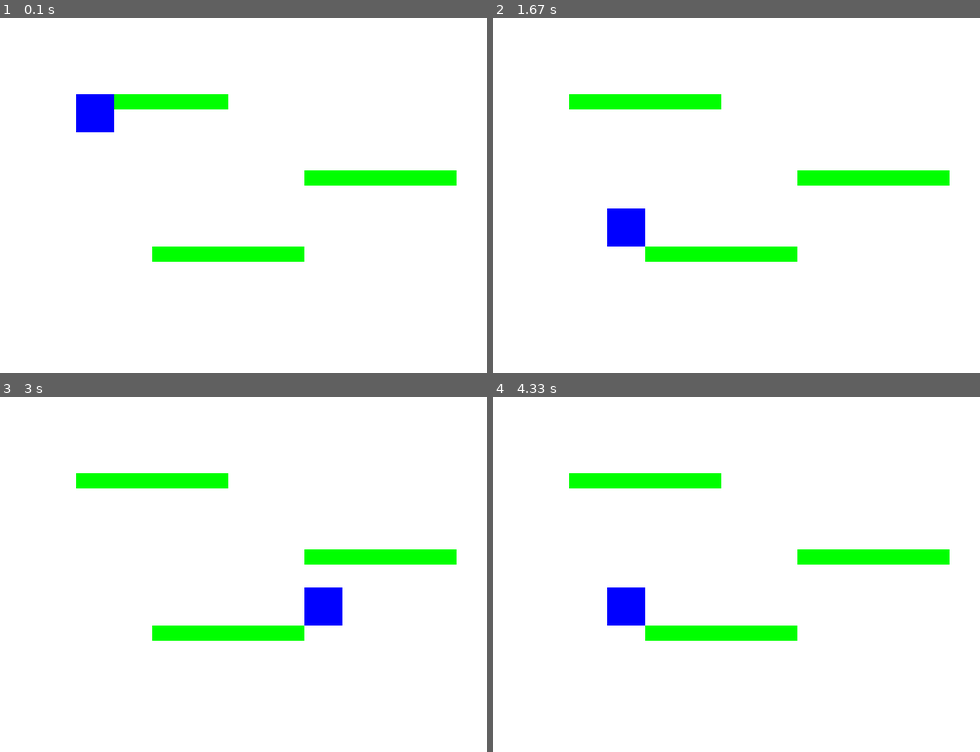
Above: before the commit, frames 1-4 (two rows, left to right).
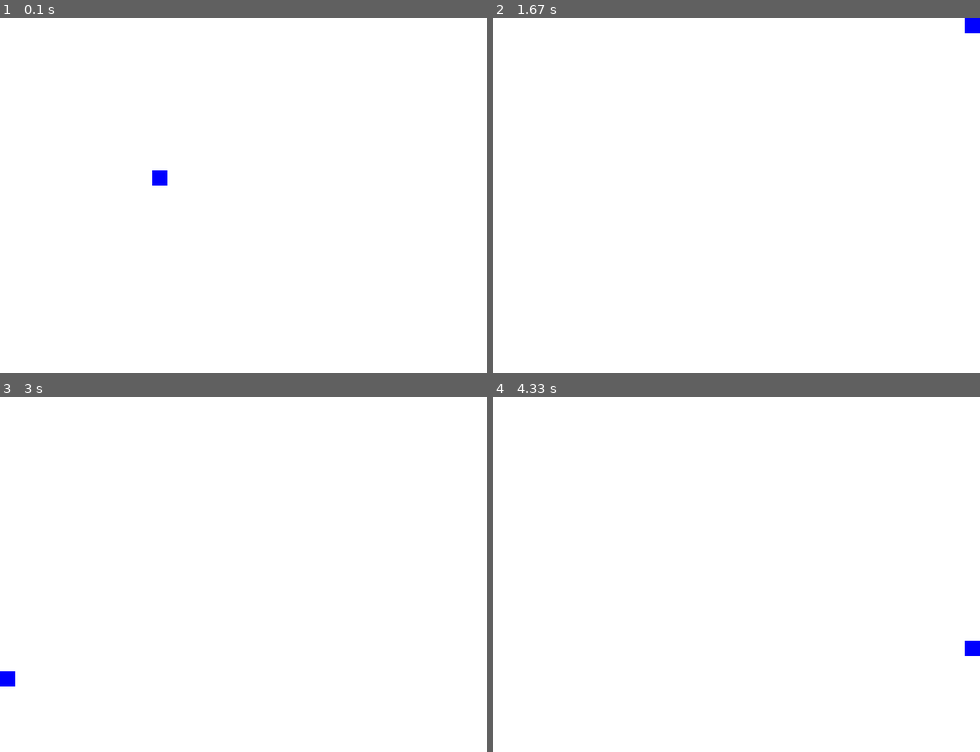
Above: after the commit, the same moments.

Repository: ostromann/chat-gpt-pygame
Game: pygame game, started from main.py
Same seed, same stepped clock (60 frames per second), same inputs: the game is played once before the commit and once after it.
Inputs:
- Up to frame 1 (0.1 s): no input
- Up to frame 2 (1.67 s): hold Right 0.33-0.8 s; hold Up 0.83-1.13 s
- Up to frame 3 (3 s): hold Left 1.67-2.2 s; hold Down 2.23-2.53 s
- Up to frame 4 (4.33 s): hold Up 3-3.37 s; hold Right 3.4-4.03 s; hold Down from 4.07 s (still down)

The runs differ from the first frame. In frame 1, 4.7% of the frame differs, in the area x 15-94%, y 21-69%; in frame 2, 5.0%, in the area x 15-100%, y 0-69%; in frame 3, 5.0%; in frame 4, 5.0%.

Commit message:
Transition to grid-based game

Diff:
--- a/input.py
+++ b/input.py
@@ -6,23 +6,31 @@
         self.left = False
         self.right = False
         self.up = False
+        self.down = False
 
     def handle_events(self):
         for event in pygame.event.get():
             if event.type == pygame.QUIT:
                 return False
+
             if event.type == pygame.KEYDOWN:
                 if event.key == pygame.K_LEFT:
                     self.left = True
-                if event.key == pygame.K_RIGHT:
+                elif event.key == pygame.K_RIGHT:
                     self.right = True
-                if event.key == pygame.K_UP:
+                elif event.key == pygame.K_UP:
                     self.up = True
+                elif event.key == pygame.K_DOWN:
+                    self.down = True
+
             if event.type == pygame.KEYUP:
                 if event.key == pygame.K_LEFT:
                     self.left = False
-                if event.key == pygame.K_RIGHT:
+                elif event.key == pygame.K_RIGHT:
                     self.right = False
-                if event.key == pygame.K_UP:
+                elif event.key == pygame.K_UP:
                     self.up = False
+                elif event.key == pygame.K_DOWN:
+                    self.down = False
+
         return True
--- a/main.py
+++ b/main.py
@@ -1,7 +1,6 @@
-from my_platform import Platform
+import pygame
+from player import Player
 from input import Input
-from player import Player
-import pygame
 
 # Initialize Pygame
 pygame.init()
@@ -18,15 +17,14 @@
 # Set the background color
 bg_color = (255, 255, 255)
 
-# Create the platforms
-platforms = [
-    Platform(200, 300, 200, 20, (0, 255, 0)),
-    Platform(400, 200, 200, 20, (0, 255, 0)),
-    Platform(100, 100, 200, 20, (0, 255, 0)),
-]
+# Set the grid size
+grid_size = (20, 20)
+
+# Set the player starting position
+player_pos = (10, 10)
 
 # Create the player
-player = Player(100, 100, 50, 50, (0, 0, 255))
+player = Player(player_pos, grid_size, (0, 0, 255))
 
 # Create the input handler
 input = Input()
@@ -42,47 +40,32 @@
 
     # Update the player velocity based on the input
     player.velocity[0] = 0
+    player.velocity[1] = 0
     if input.left:
-        player.velocity[0] -= 5
+        player.velocity[0] -= 1
     if input.right:
-        player.velocity[0] += 5
+        player.velocity[0] += 1
     if input.up:
-        player.velocity[1] = -10
+        player.velocity[1] -= 1
+    if input.down:
+        player.velocity[1] += 1
 
-    # Update the player
-    player.update()
+    # Update the player position
+    player.pos[0] += player.velocity[0]
+    player.pos[1] += player.velocity[1]
 
-    # Check if the player is colliding with any platform
-    for platform in platforms:
-        if player.velocity[1] < 0:
-            player.y = platform.y - player.height
-            player.velocity[1] = 0
-        elif player.velocity[1] < 0:
-            # Collision from below
-            player.y = platform.y + platform.height
-            player.velocity[1] = 0
-        elif player.velocity[0] > 0:
-            # Collision from left
-            player.x = platform.x - player.width
-            player.velocity[0] = 0
-        elif player.velocity[0] < 0:
-            # Collision from right
-            player.x = platform.x + platform.width
-            player.velocity[0] = 0
-
-    # Check if the player fell outside the screen
-    if player.y > window_size[1]:
-        # Restart the game
-        player.x = 100
-        player.y = 100
-        player.velocity = [0, 0]
+    # Check if the player is out of bounds
+    if player.pos[0] < 0:
+        player.pos[0] = 0
+    elif player.pos[0] > window_size[0] / grid_size[0] - 1:
+        player.pos[0] = window_size[0] / grid_size[0] - 1
+    if player.pos[1] < 0:
+        player.pos[1] = 0
+    elif player.pos[1] > window_size[1] / grid_size[1] - 1:
+        player.pos[1] = window_size[1] / grid_size[1] - 1
 
     # Draw the background
     screen.fill(bg_color)
-
-    # Draw the platforms
-    for platform in platforms:
-        platform.draw(screen)
 
     # Draw the player
     player.draw(screen)
--- a/player.py
+++ b/player.py
@@ -2,20 +2,22 @@
 
 
 class Player:
-    def __init__(self, x, y, width, height, color):
-        self.x = x
-        self.y = y
-        self.width = width
-        self.height = height
+    def __init__(self, pos, grid_size, color):
+        self.pos = list(pos)  # Change pos to a list
+        self.grid_size = grid_size
         self.color = color
         self.velocity = [0, 0]
 
     def update(self):
         # Update the player position
-        self.x += self.velocity[0]
-        self.y += self.velocity[1]
+        self.pos[0] += self.velocity[0]
+        self.pos[1] += self.velocity[1]
 
     def draw(self, screen):
+        # Calculate the player's screen position
+        x = self.pos[0] * self.grid_size[0]
+        y = self.pos[1] * self.grid_size[1]
+
         # Draw the player
         pygame.draw.rect(screen, self.color, pygame.Rect(
-            self.x, self.y, self.width, self.height))
+            x, y, self.grid_size[0], self.grid_size[1]))
